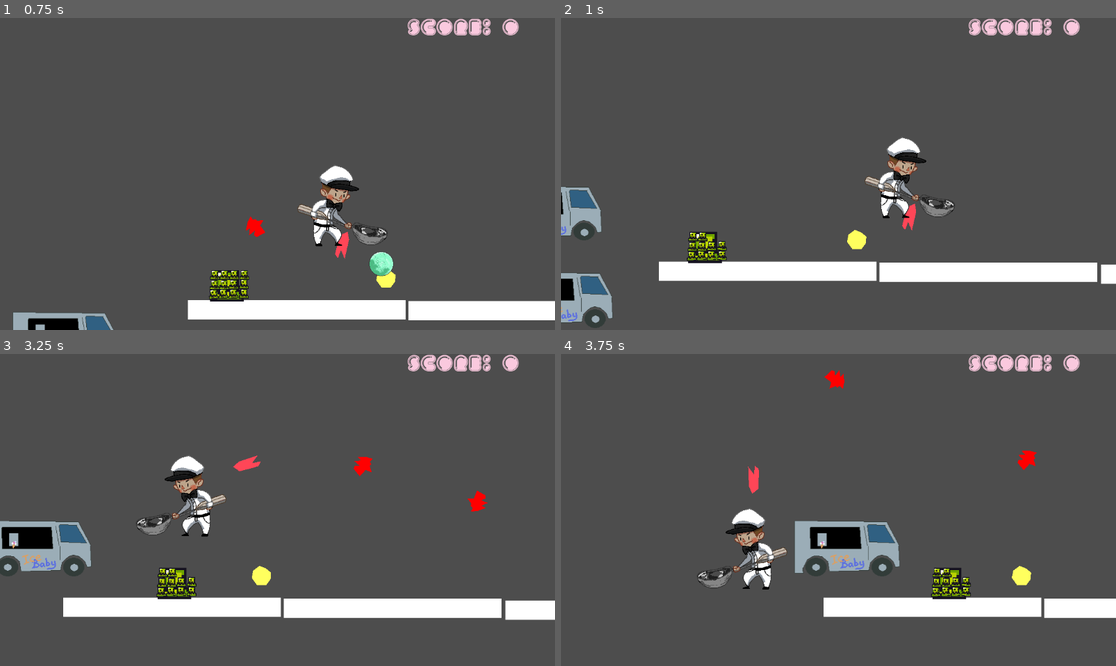
Above: before the commit, frames 1-4 (two rows, left to right).
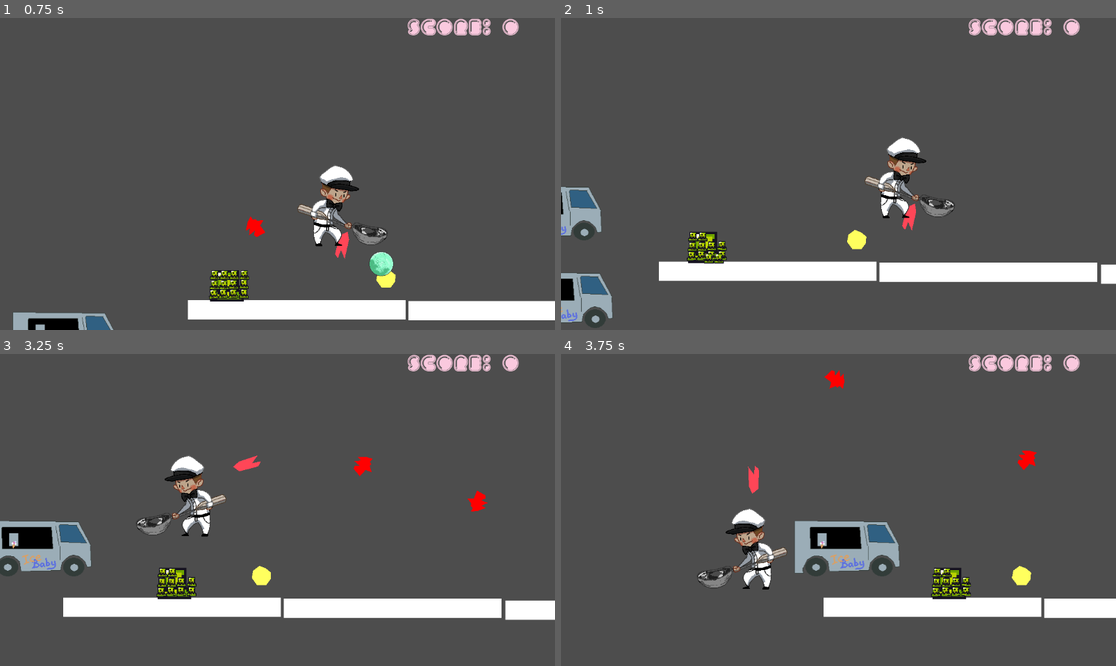
Above: after the commit, the same moments.

Repository: KarlJungtow/Minijam_icecream
Game: Godot game, scene res://scenes/test_level.tscn
The game is run twice, just before and just after one commit, with the same random seed, the same clock (stepped at 60 frames per second) and the same inputs. The engine's default icon, where the game draws it, is replaced by a stand-in: a white triangle on a blue panel in a dark square.
Inputs (mouse positions are in pixels of both pictures, inside the frame that each line leads up to):
- Up to frame 1 (0.75 s): move the mouse to (249, 236) at 0.52 s; press the mouse at (249, 236) at 0.53 s; hold D (move-right) from 0.53 s (still down)
- Up to frame 2 (1 s): keep holding D (move-right); tap W (jump) at 0.77 s
- Up to frame 3 (3.25 s): move the mouse to (444, 556) at 1.27 s; release the mouse at (444, 556) at 1.28 s; click (444, 556) at 1.35 s; tap W (jump) at 1.52, 3.02 s; move the mouse to (111, 463) at 2.02 s; release D (move-right) at 2.03 s; press the mouse at (111, 463) at 2.03 s; hold A (move-left) from 2.03 s (still down); move the mouse to (305, 510) at 2.77 s; release the mouse at (305, 510) at 2.78 s; click (305, 510) at 2.85 s
- Up to frame 4 (3.75 s): keep holding A (move-left); move the mouse to (755, 432) at 3.52 s; press the mouse at (755, 432) at 3.53 s

Frame 1 is identical in both runs. In frame 2, less than 0.1% of the frame differs, in the area x 25-30%, y 75-79%; in frame 3, less than 0.1%; in frame 4, less than 0.1%.

Commit message:
Update enemy, player pushes stuff

Diff:
--- a/assets/melts.tscn
+++ /dev/null
@@ -1,23 +0,0 @@
-[gd_scene load_steps=4 format=3 uid="uid://cqimqaf3tpmob"]
-
-[ext_resource type="Script" path="res://scenes/Melts.gd" id="1_vlixv"]
-[ext_resource type="Texture2D" uid="uid://d4d21k2ui8yt3" path="res://assets/slime_green.png" id="2_557um"]
-
-[sub_resource type="RectangleShape2D" id="RectangleShape2D_kegln"]
-
-[node name="Melts" type="Node2D"]
-script = ExtResource("1_vlixv")
-
-[node name="Area2D" type="Area2D" parent="."]
-
-[node name="CollisionShape2D" type="CollisionShape2D" parent="Area2D"]
-position = Vector2(-73, -18)
-shape = SubResource("RectangleShape2D_kegln")
-
-[node name="Sprite2D" type="Sprite2D" parent="Area2D"]
-texture_filter = 1
-position = Vector2(-73, -18)
-scale = Vector2(1.42857, 1.53846)
-texture = ExtResource("2_557um")
-
-[connection signal="area_entered" from="Area2D" to="." method="_on_area_2d_area_entered"]
--- a/scenes/Melts.gd
+++ b/scenes/Melts.gd
@@ -13,5 +13,9 @@
 
 func _on_area_2d_area_entered(area):
 	if area.name == "Flame":
+		#remove_child(self)
+		top_level = true
+		area.queue_free()
+
+		await get_tree().create_timer(0.1).timeout
 		queue_free()
-		area.queue_free()
--- a/scenes/enemy.tscn
+++ b/scenes/enemy.tscn
@@ -3,7 +3,7 @@
 [ext_resource type="Texture2D" uid="uid://d4d21k2ui8yt3" path="res://assets/slime_green.png" id="1_e6cjc"]
 [ext_resource type="Script" path="res://scripts/enemy.gd" id="1_l5rm7"]
 [ext_resource type="PackedScene" uid="uid://oxtfdsfew20n" path="res://scenes/killzone.tscn" id="2_65l5i"]
-[ext_resource type="PackedScene" uid="uid://cqimqaf3tpmob" path="res://assets/melts.tscn" id="4_3kldw"]
+[ext_resource type="PackedScene" uid="uid://cqimqaf3tpmob" path="res://scenes/melts.tscn" id="4_3kldw"]
 
 [sub_resource type="RectangleShape2D" id="RectangleShape2D_edsvr"]
 size = Vector2(70, 66)
@@ -61,16 +61,13 @@
 [node name="Melts10" parent="MeltingParts" instance=ExtResource("4_3kldw")]
 position = Vector2(87, 31)
 rotation = -0.0435834
-scale = Vector2(1, 1)
 
 [node name="Melts11" parent="MeltingParts" instance=ExtResource("4_3kldw")]
 position = Vector2(66, 31)
 rotation = -0.0435834
-scale = Vector2(1, 1)
 
 [node name="Melts12" parent="MeltingParts" instance=ExtResource("4_3kldw")]
 position = Vector2(46, 32)
 rotation = -0.0435834
-scale = Vector2(1, 1)
 
 [connection signal="area_entered" from="Killzone" to="." method="_on_killzone_area_entered"]
--- a/scenes/flame.tscn
+++ b/scenes/flame.tscn
@@ -3,7 +3,7 @@
 [ext_resource type="Script" path="res://scenes/flame.gd" id="1_3euuv"]
 
 [sub_resource type="CircleShape2D" id="CircleShape2D_fvjf8"]
-radius = 23.7697
+radius = 40.1995
 
 [node name="Flame" type="Area2D"]
 top_level = true
--- /dev/null
+++ b/scenes/melts.tscn
@@ -0,0 +1,31 @@
+[gd_scene load_steps=5 format=3 uid="uid://cqimqaf3tpmob"]
+
+[ext_resource type="Script" path="res://scenes/Melts.gd" id="1_lxrku"]
+[ext_resource type="Texture2D" uid="uid://d4d21k2ui8yt3" path="res://assets/slime_green.png" id="2_8b6gi"]
+
+[sub_resource type="RectangleShape2D" id="RectangleShape2D_kegln"]
+
+[sub_resource type="RectangleShape2D" id="RectangleShape2D_qukjt"]
+
+[node name="Melts" type="RigidBody2D"]
+collision_layer = 2
+mass = 0.01
+script = ExtResource("1_lxrku")
+
+[node name="Area2D" type="Area2D" parent="."]
+
+[node name="CollisionShape2D" type="CollisionShape2D" parent="Area2D"]
+position = Vector2(-73, -18)
+shape = SubResource("RectangleShape2D_kegln")
+
+[node name="Sprite2D" type="Sprite2D" parent="Area2D"]
+texture_filter = 1
+position = Vector2(-73, -18)
+scale = Vector2(1.42857, 1.53846)
+texture = ExtResource("2_8b6gi")
+
+[node name="CollisionShape2D" type="CollisionShape2D" parent="."]
+position = Vector2(-73, -18)
+shape = SubResource("RectangleShape2D_qukjt")
+
+[connection signal="area_entered" from="Area2D" to="." method="_on_area_2d_area_entered"]
--- a/scenes/player.gd
+++ b/scenes/player.gd
@@ -13,6 +13,9 @@
 
 var coyote_time = 0.0
 var late_jump_time = 0.0
+
+var force_push = 1000
+
 
 var start_pos: Vector2
 @onready var sprite_2d = $PlayerSprite
@@ -66,7 +69,16 @@
 	else:
 		velocity.x = move_toward(velocity.x, 0, SPEED)
 
-	move_and_slide()
+	var collided = move_and_slide()
+
+	#apply force to collided stuff
+	if collided:
+		for i in get_slide_collision_count():
+			var col = get_slide_collision(i)
+			if col.get_collider() is RigidBody2D:
+				col.get_collider().apply_force(col.get_normal() * -force_push)
+
+
 
 func _input(event):
 	if event is InputEventMouseMotion:
--- a/scripts/enemy.gd
+++ b/scripts/enemy.gd
@@ -23,7 +23,7 @@
 
 	position.x += direction * SPEED * delta
 
-
+	print(melting_parts.get_child_count())
 	if melting_parts.get_child_count() == 0:
 		get_parent().queue_free()
 
